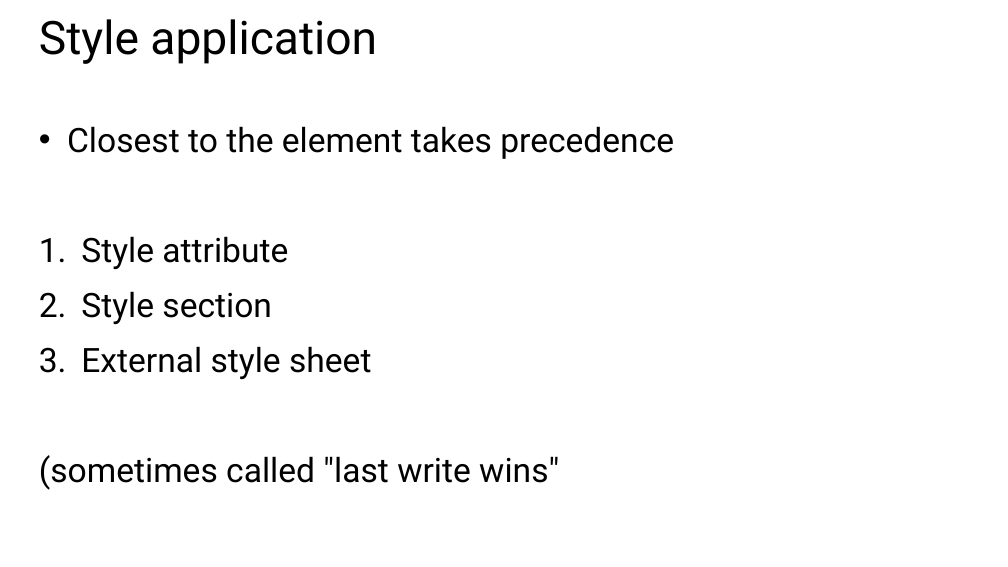
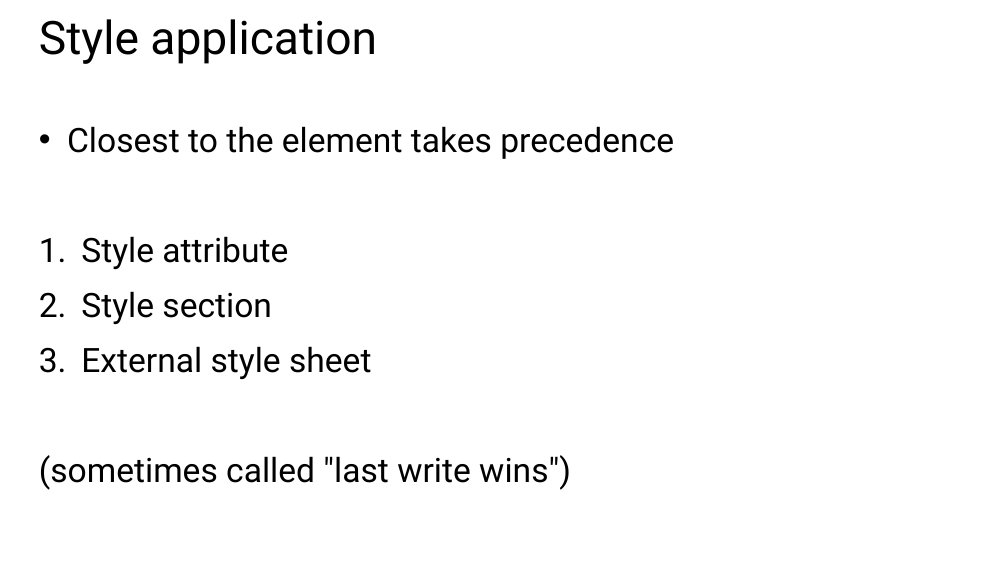
Before and after one commit to CharaD7/CSS-Style, a slide deck: slide 24 of Slides/Module 1 - Getting started with CSS.pptx. Drawn at 1008x567 pixels with LibreOffice and Linux fonts; fonts in the diff are those of the drawing. Boxes give left, top, right and bottom in pixels: in the first picture for what was removed or moved away, otherwise in the second. Text is boxed around its words. In the diff, an @@ line names an element or a change of style, - is before the commit and + after.

```diff
--- a/Slides/Module 1 - Getting started with CSS.pptx
+++ b/Slides/Module 1 - Getting started with CSS.pptx
@@ text at [39,455,571,490]: text changed @@
-(sometimes called "last write wins"
+(sometimes called "last write wins")
```
Also in this commit, not shown: 1 other slide changed.
